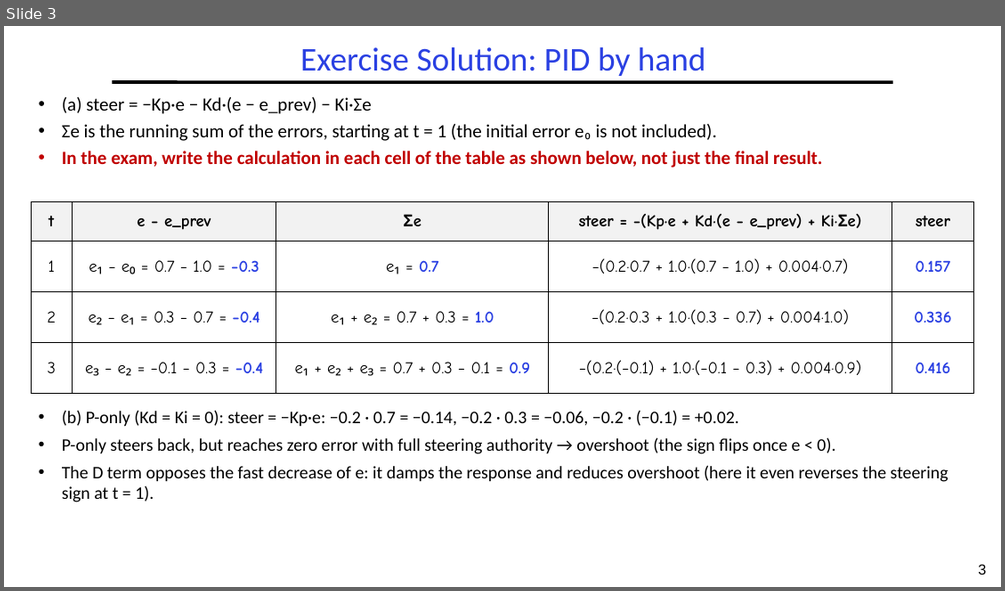
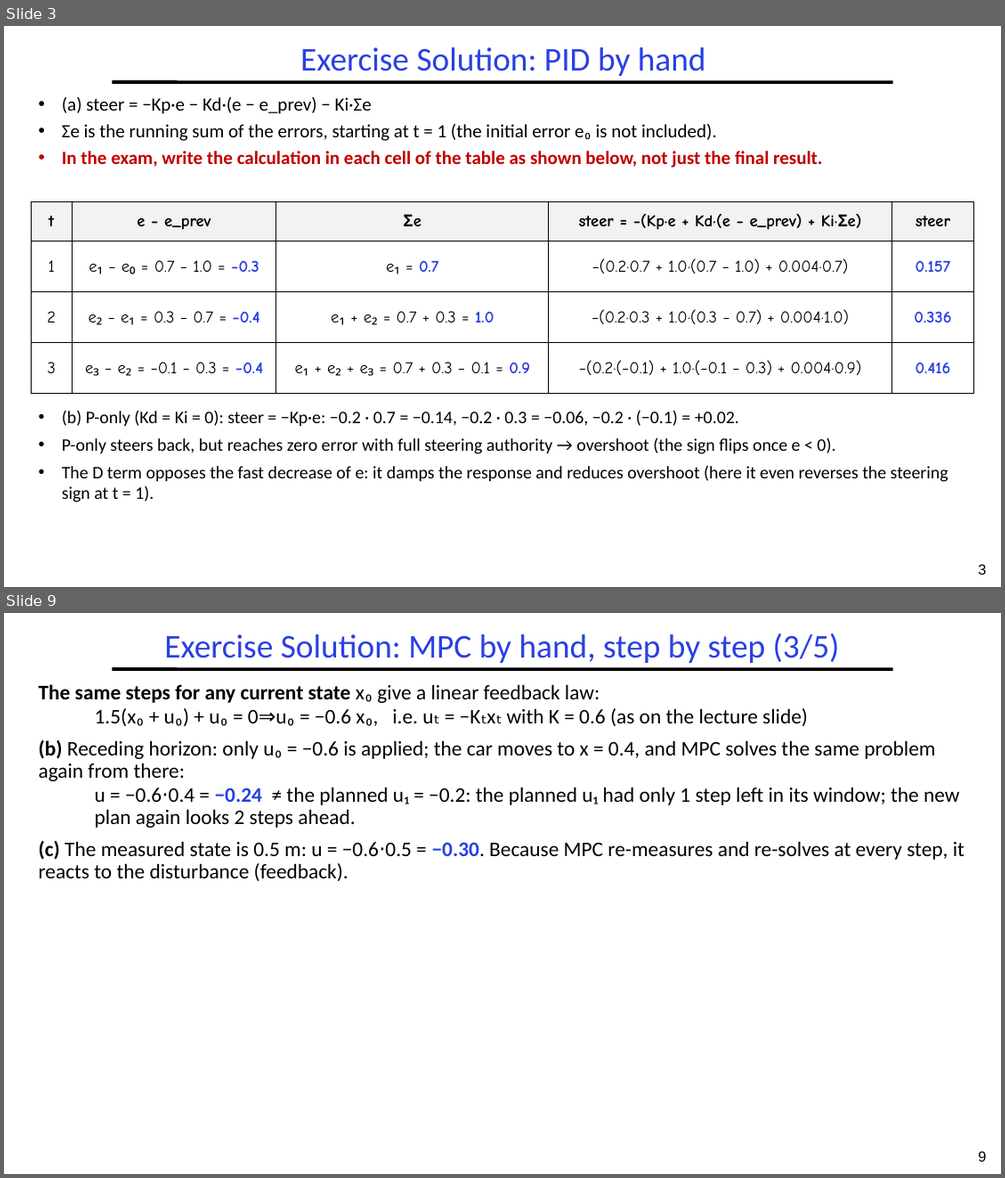
Before and after one commit to guhofstra/CSC144V, a slide deck: Exercises/L8-Exercises ANS.pptx. Shown one above the other, each under a label of ours: slide 3 before the commit, slides 3 and 9 after it; the slides between them are not shown. The pictures are 1005x591 and 1005x1178 pixels, drawn with LibreOffice and Linux fonts; fonts in the diff are those of the drawing. Boxes give left, top, right and bottom in pixels: in the first picture for what was removed or moved away, otherwise in the second. Text is boxed around its words. In the diff, an @@ line names an element or a change of style, - is before the commit and + after.

```diff
--- a/Exercises/L8-Exercises ANS.pptx
+++ b/Exercises/L8-Exercises ANS.pptx
@@ slide 9 added at [4,613,1001,1174], background #FFFFFF; not listed: 2 template elements that a slide beside it also shows @@
@@ title added at [164,633,840,663], 32 pt, text #2A40E2 @@
+Exercise Solution: MPC by hand, step by step (3/5)
@@ text added at [39,684,964,881], 20 pt, text #000000 @@
+The same steps for any current state x₀ give a linear feedback law:
+1.5(x₀ + u₀) + u₀ = 0⇒u₀ = −0.6 x₀, i.e. uₜ = −Kₜxₜ with K = 0.6 (as on the lecture slide)
+(b) Receding horizon: only u₀ = −0.6 is applied; the car moves to x = 0.4, and MPC solves the same problem again from there:
+u = −0.6⋅0.4 = −0.24 ≠ the planned u₁ = −0.2: the planned u₁ had only 1 step left in its window; the new plan again looks 2 steps ahead.
+(c) The measured state is 0.5 m: u = −0.6⋅0.5 = −0.30. Because MPC re-measures and re-solves at every step, it reacts to the disturbance (feedback).
```
Also in this commit, not shown: 8 other slides added, 7 other files.
